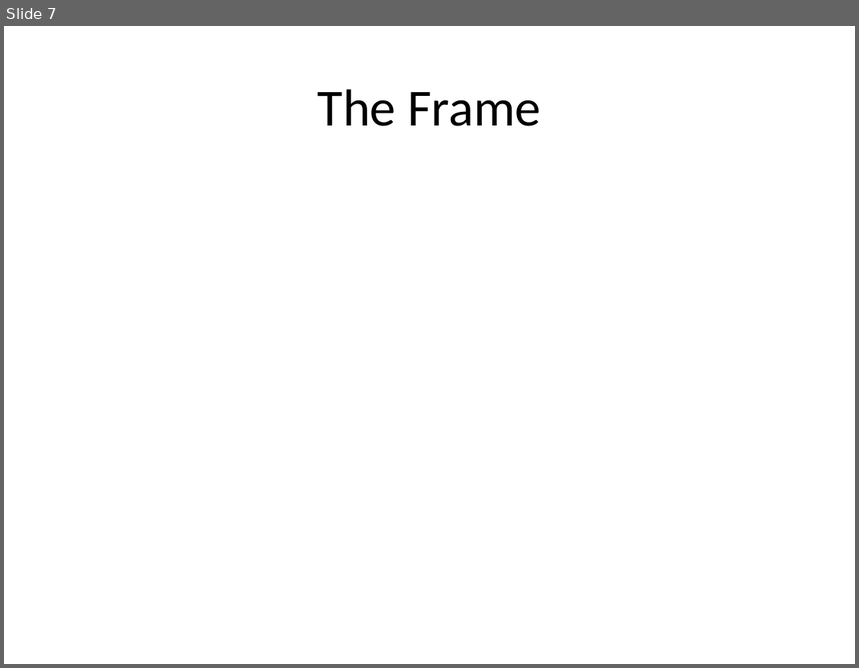
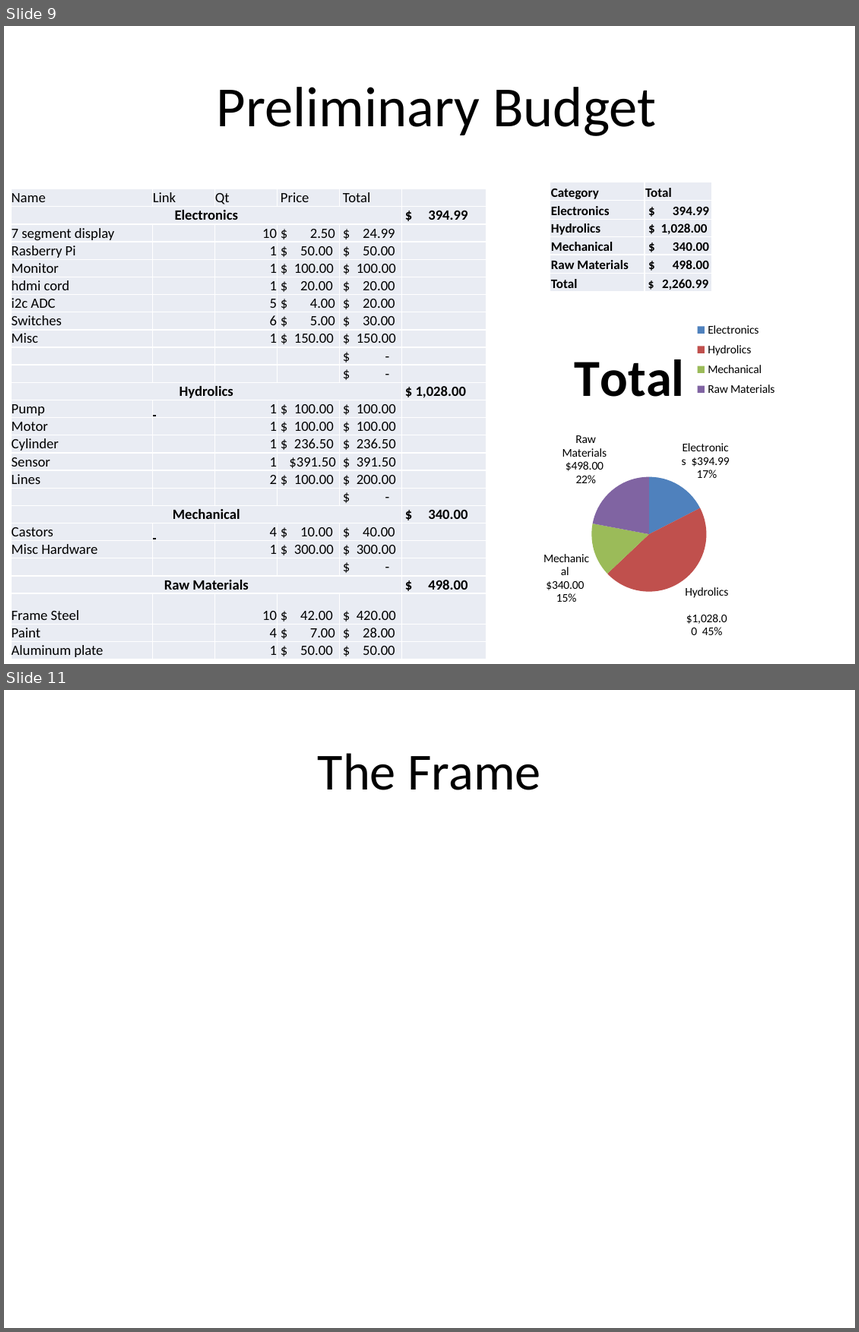
Before and after one commit to TheBengineer/Bridge-Tester, a slide deck: Presentations/February 10, 2014/Bridge Tester.pptx. Shown one above the other, each under a label of ours: slide 7 before the commit, slides 9 and 11 after it; the slides between them are not shown. The pictures are 859x668 and 859x1332 pixels, drawn with LibreOffice and Linux fonts; fonts in the diff are those of the drawing. Boxes give left, top, right and bottom in pixels: in the first picture for what was removed or moved away, otherwise in the second. Text is boxed around its words. In the diff, an @@ line names an element or a change of style, - is before the commit and + after.

```diff
--- a/Presentations/February 10, 2014/Bridge Tester.pptx
+++ b/Presentations/February 10, 2014/Bridge Tester.pptx
@@ slide 9 added at bbox=[4, 26, 855, 664], background #FFFFFF @@
@@ title added at bbox=[217, 87, 656, 136], 48 pt, text #000000 @@
+Preliminary Budget
@@ table added at bbox=[550, 182, 712, 474], 6 rows, 2 columns @@
+Category | Total
+Electronics | $ 394.99
+Hydrolics | $ 1,028.00
+Mechanical | $ 340.00
+Raw Materials | $ 498.00
+Total | $ 2,260.99
@@ table added at bbox=[11, 189, 485, 661], 26 rows, 6 columns @@
+Name | Link | Qt | Price | Total | 
+Electronics |  |  |  |  | $ 394.99
+7 segment display |  | 10 | $ 2.50 | $ 24.99 | 
+Rasberry Pi |  | 1 | $ 50.00 | $ 50.00 | 
+Monitor |  | 1 | $ 100.00 | $ 100.00 | 
+hdmi cord |  | 1 | $ 20.00 | $ 20.00 | 
+i2c ADC |  | 5 | $ 4.00 | $ 20.00 | 
+Switches |  | 6 | $ 5.00 | $ 30.00 | 
+Misc |  | 1 | $ 150.00 | $ 150.00 | 
+ |  |  |  | $ - | 
+ |  |  |  | $ - | 
+Hydrolics |  |  |  |  | $ 1,028.00
+Pump |  | 1 | $ 100.00 | $ 100.00 | 
+Motor |  | 1 | $ 100.00 | $ 100.00 | 
+Cylinder |  | 1 | $ 236.50 | $ 236.50 | 
+Sensor |  | 1 | $391.50 | $ 391.50 | 
+Lines |  | 2 | $ 100.00 | $ 200.00 | 
+ |  |  |  | $ - | 
+Mechanical |  |  |  |  | $ 340.00
+Castors |  | 4 | $ 10.00 | $ 40.00 | 
+Misc Hardware |  | 1 | $ 300.00 | $ 300.00 | 
+ |  |  |  | $ - | 
+Raw Materials |  |  |  |  | $ 498.00
+Frame Steel |  | 10 | $ 42.00 | $ 420.00 | 
+Paint |  | 4 | $ 7.00 | $ 28.00 | 
+Aluminum plate |  | 1 | $ 50.00 | $ 50.00 | 
@@ pie chart added at bbox=[493, 296, 855, 664] @@
+title "Total"
+categories: Electronics, Hydrolics, Mechanical, Raw Materials
+Total: 394.99, 1028, 340, 498
@@ what was slide 7 is now slide 11 @@
```
Also in this commit, not shown: 1 slide changed, 7 other slides added, 4 slides removed, 1 other file.
